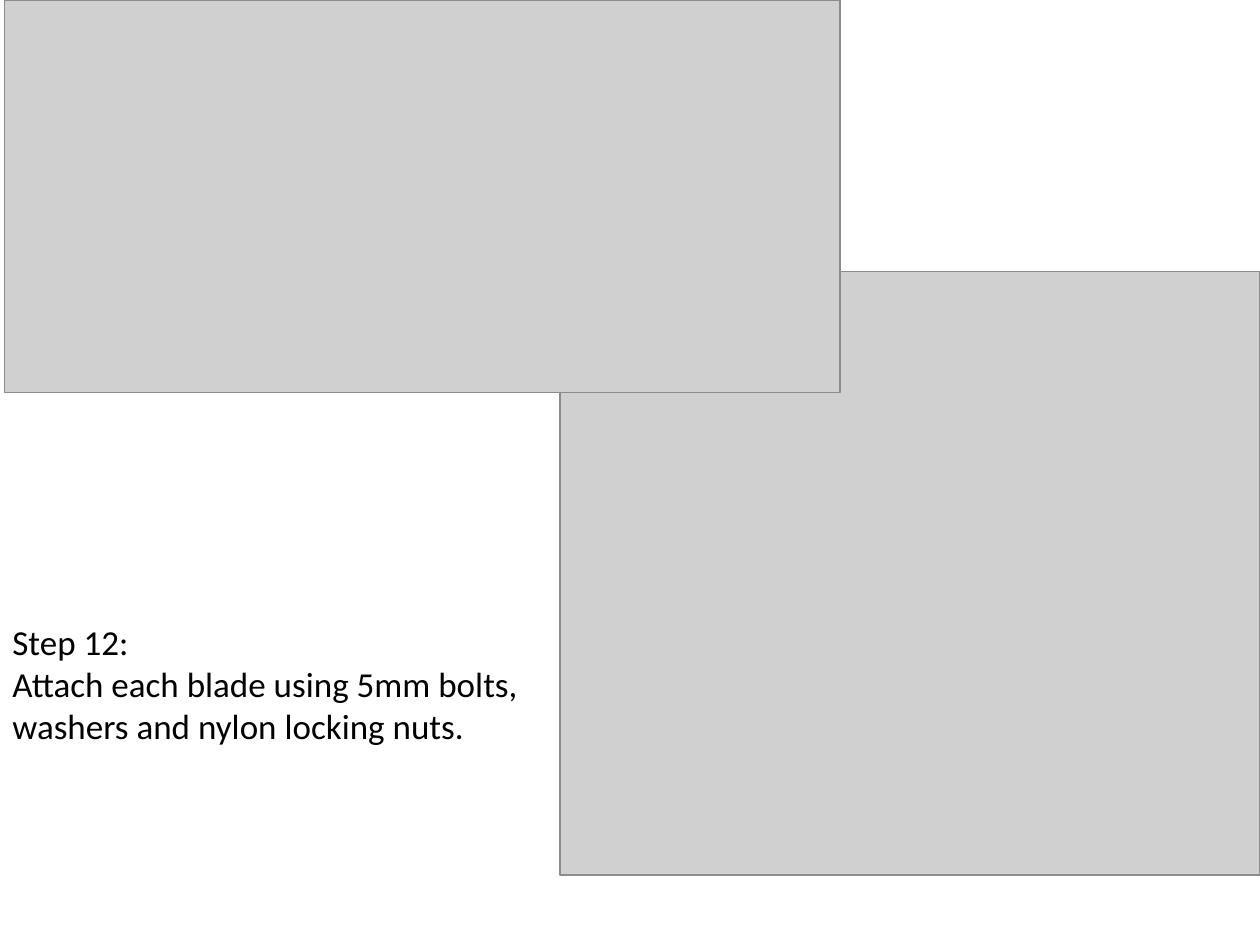
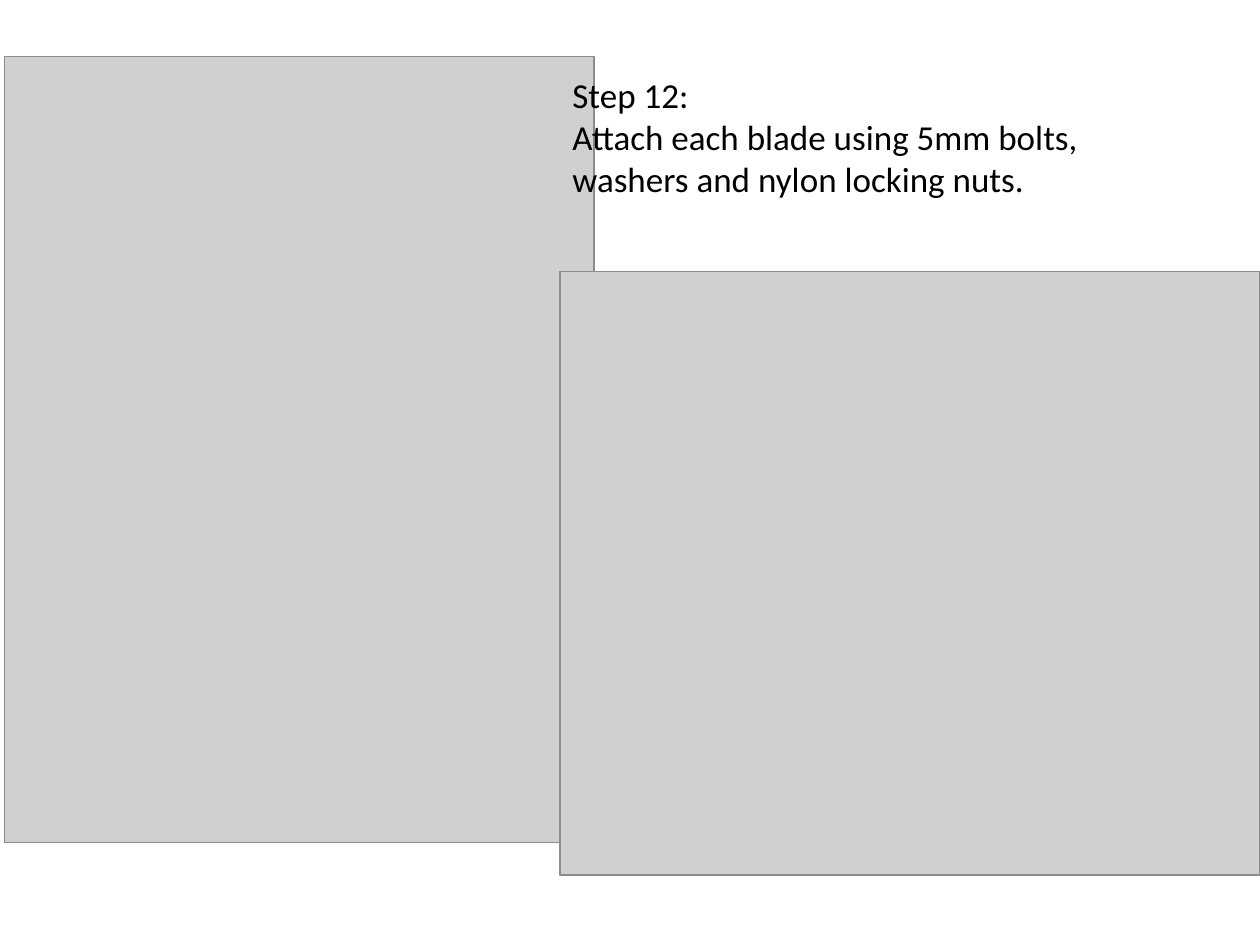
Before and after one commit to localelectricity/Wind-Turbine-Instructions, a slide deck: slide 13 of PVC Blade Instructions.pptx (slide 12 before the commit). Drawn at 1260x945 pixels with LibreOffice and Linux fonts; fonts in the diff are those of the drawing; grey boxes stand for pictures. Boxes give left, top, right and bottom in pixels: in the first picture for what was removed or moved away, otherwise in the second. Text is boxed around its words. In the diff, an @@ line names an element or a change of style, - is before the commit and + after.

Commit message:
Added clipart and material images

```diff
--- a/PVC Blade Instructions.pptx
+++ b/PVC Blade Instructions.pptx
@@ picture removed at [4,0,839,392] @@
@@ picture added at [4,57,593,843] @@
@@ text "Step 12:" rewrapped from [12,632,517,745] to [572,80,1077,202] @@
```
Also in this commit, not shown: 9 other slides changed, 4 slides added, 2 slides removed.
